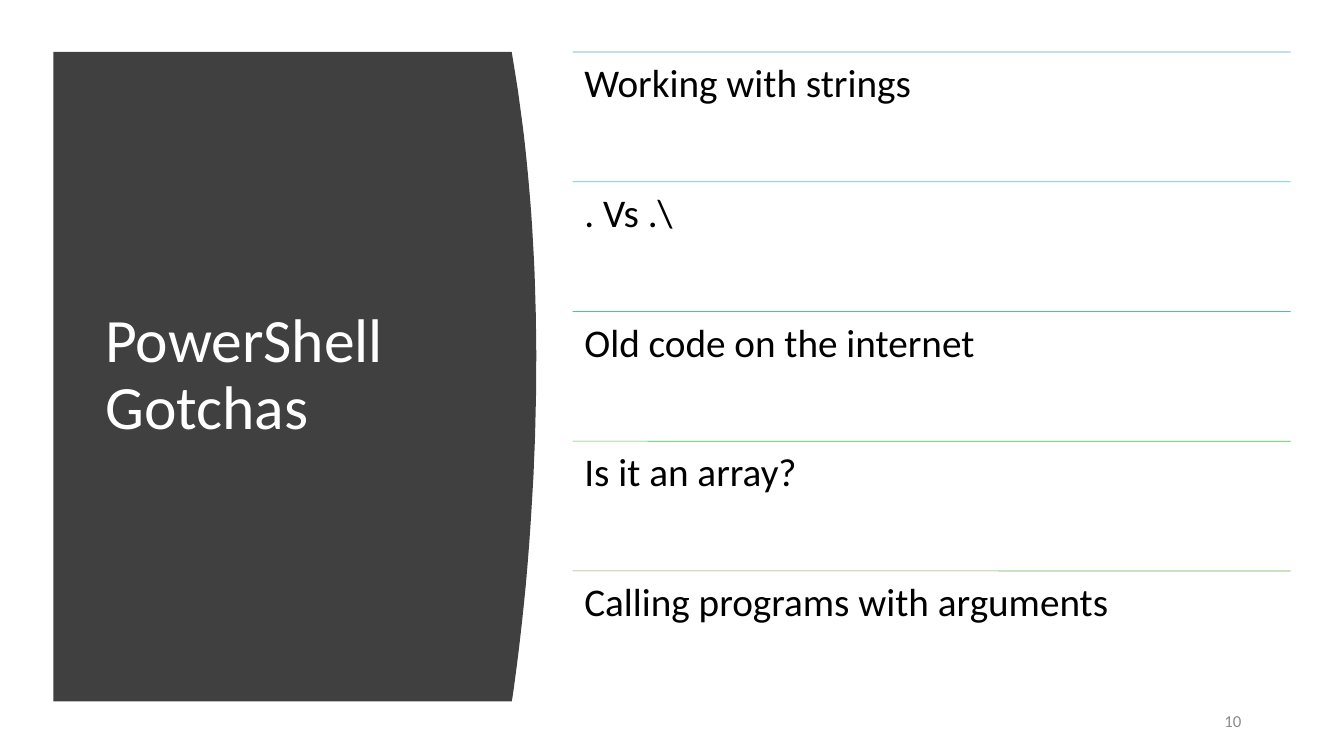
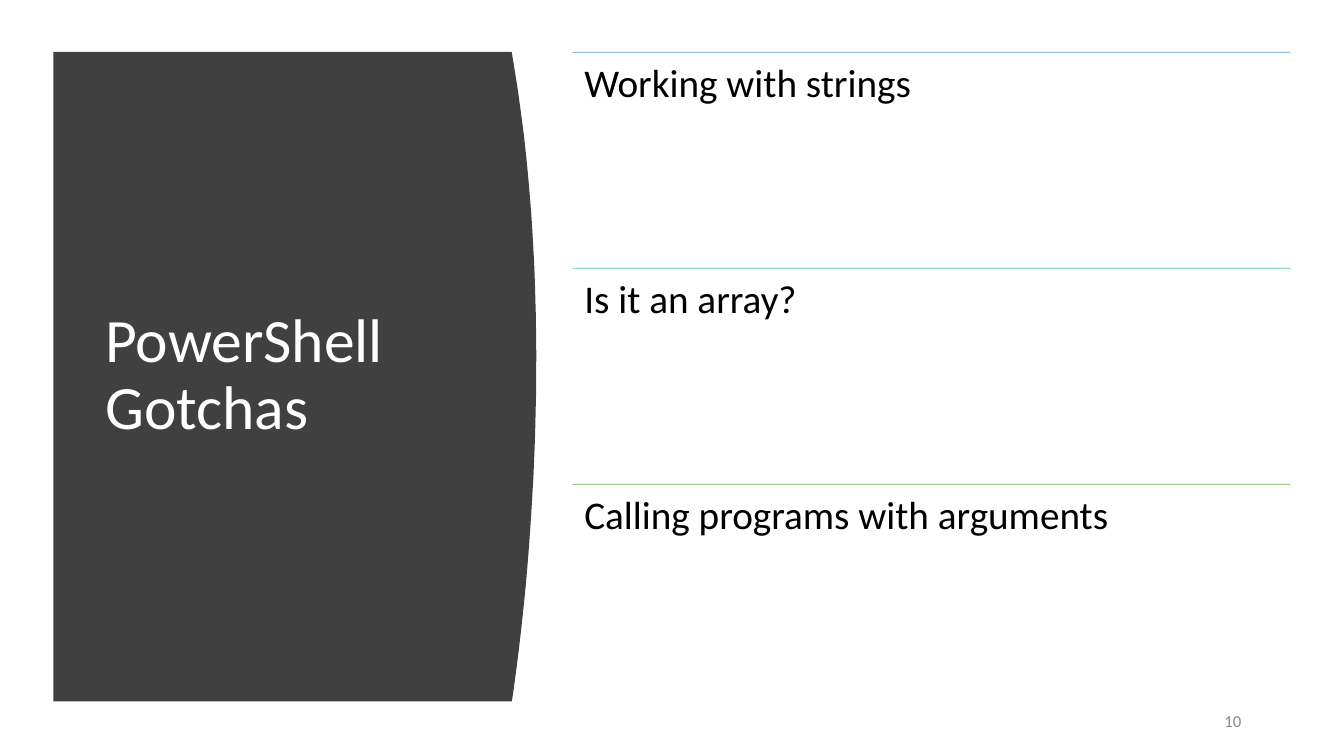
Before and after one commit to KurtKroeker/powershell, a slide deck: slide 10 of presentations/PowerShell_Presentation.pptx. Drawn at 1344x756 pixels with LibreOffice and Linux fonts; fonts in the diff are those of the drawing. Boxes give left, top, right and bottom in pixels: in the first picture for what was removed or moved away, otherwise in the second. Text is boxed around its words. In the diff, an @@ line names an element or a change of style, - is before the commit and + after.

```diff
--- a/presentations/PowerShell_Presentation.pptx
+++ b/presentations/PowerShell_Presentation.pptx
@@ text "Is it an array?": place and size @@
-text "Is it an array?" at [584,459,796,493]
+text "Is it an array?" at [584,286,796,320]
@@ line moved from (573, 312) - (1291, 312) to (573, 268) - (1291, 268) @@
@@ group removed at [573,181,1291,442]: 2 lines, 2 texts @@
-. Vs .\
-Old code on the internet
@@ text "Calling programs with arguments": place and size @@
-text "Calling programs with arguments" at [584,588,1108,623]
+text "Calling programs with arguments" at [584,501,1108,536]
@@ line moved from (573, 571) - (1291, 571) to (573, 484) - (1291, 484) @@
```
Also in this commit, not shown: 3 other slides changed, 10 other files.
